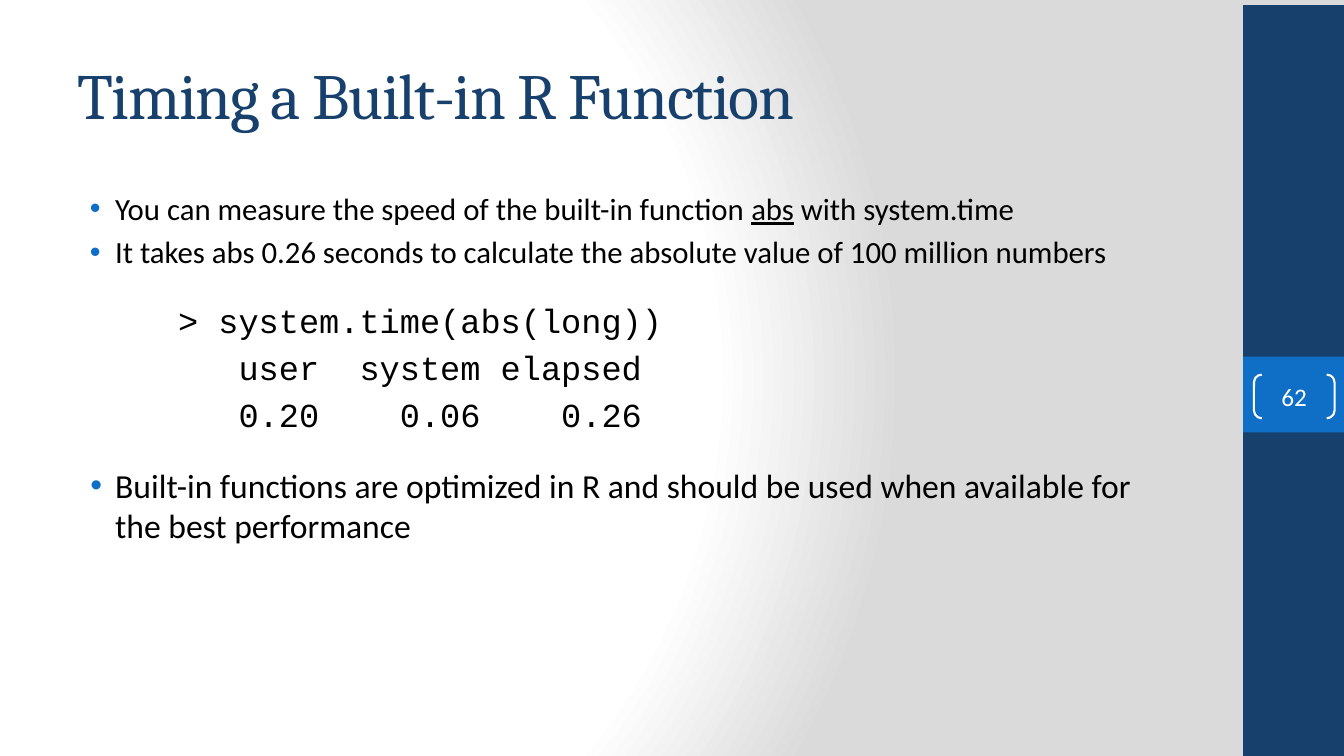
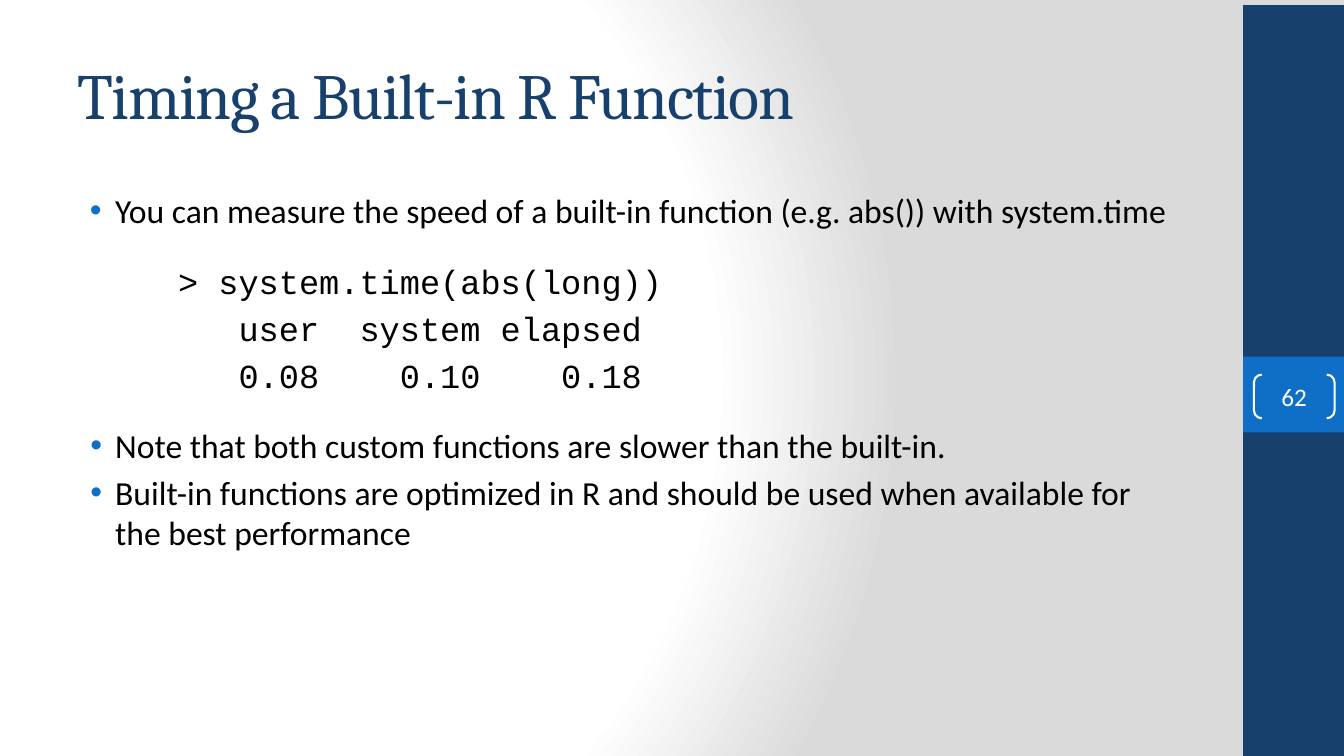
Before and after one commit to FSCJ-COP2073C/cop2073c-FullContent, a slide deck: slide 62 of slides/COP2073C-Module6.pptx. Drawn at 1344x756 pixels with LibreOffice and Linux fonts; fonts in the diff are those of the drawing; background and template pictures are left out. Boxes give left, top, right and bottom in pixels: in the first picture for what was removed or moved away, otherwise in the second. Text is boxed around its words. In the diff, an @@ line names an element or a change of style, - is before the commit and + after.

```diff
--- a/slides/COP2073C-Module6.pptx
+++ b/slides/COP2073C-Module6.pptx
@@ text at box(115, 198, 1166, 229): text changed; size 22 to 24 pt @@
-• You can measure the speed of the built-in function abs with system.time
-• It takes abs 0.26 seconds to calculate the absolute value of 100 million numbers
+• You can measure the speed of a built-in function (e.g. abs()) with system.time
@@ text at box(115, 365, 946, 459): text changed; font Courier New to Calibri @@
-0.20 0.06 0.26
+0.08 0.10 0.18
+• Note that both custom functions are slower than the built-in.
```
Also in this commit, not shown: 7 other slides changed, 8 other files.
